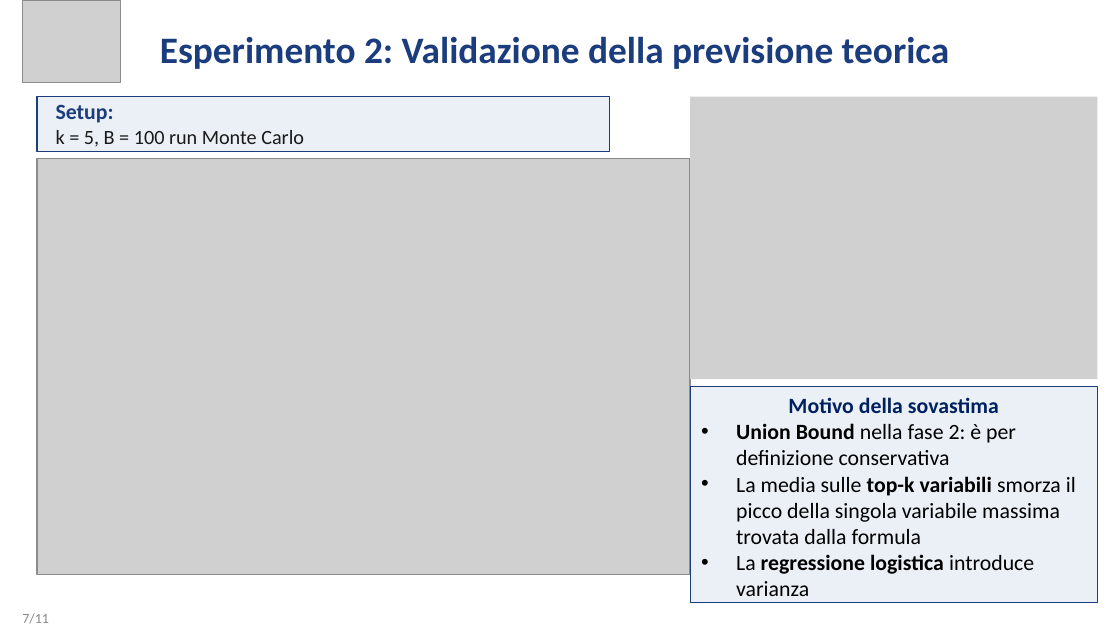
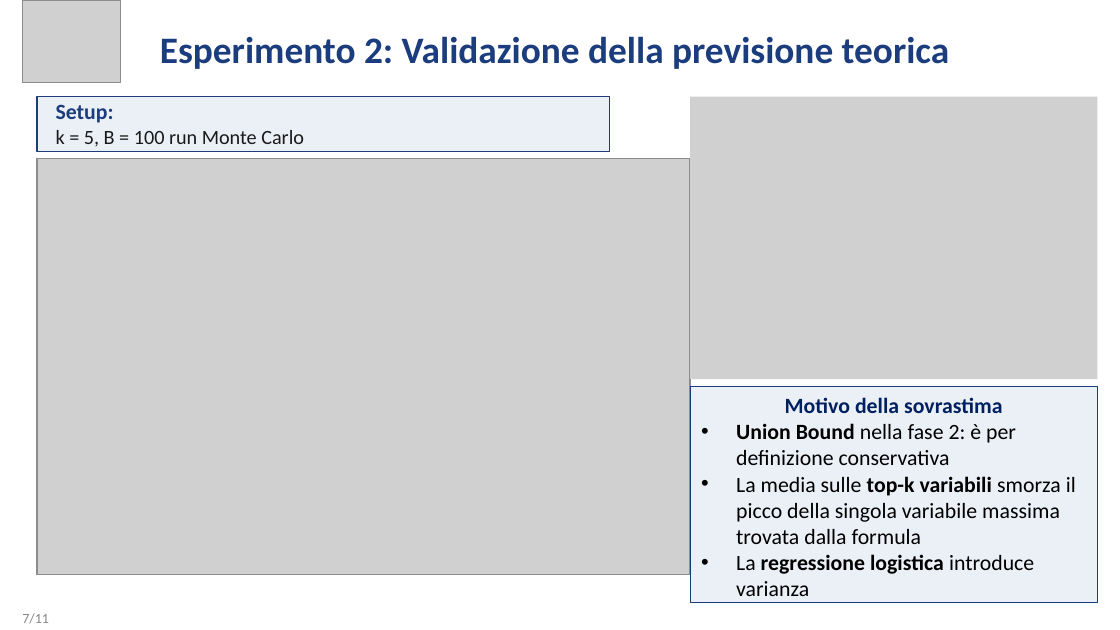
Before and after one commit to Eros-Pinzani/Statistical-Learning, a slide deck: slide 7 of Esame/Presentazione_Esame.pptx. Drawn at 1120x630 pixels with LibreOffice and Linux fonts; fonts in the diff are those of the drawing; grey boxes stand for pictures. Boxes give left, top, right and bottom in pixels: in the first picture for what was removed or moved away, otherwise in the second. Text is boxed around its words. In the diff, an @@ line names an element or a change of style, - is before the commit and + after.

```diff
--- a/Esame/Presentazione_Esame.pptx
+++ b/Esame/Presentazione_Esame.pptx
@@ text in rectangle at [785,397,1002,413]: text changed @@
-Motivo della sovastima
+Motivo della sovrastima
```
Also in this commit, not shown: 1 other slide changed, 2 other files.
